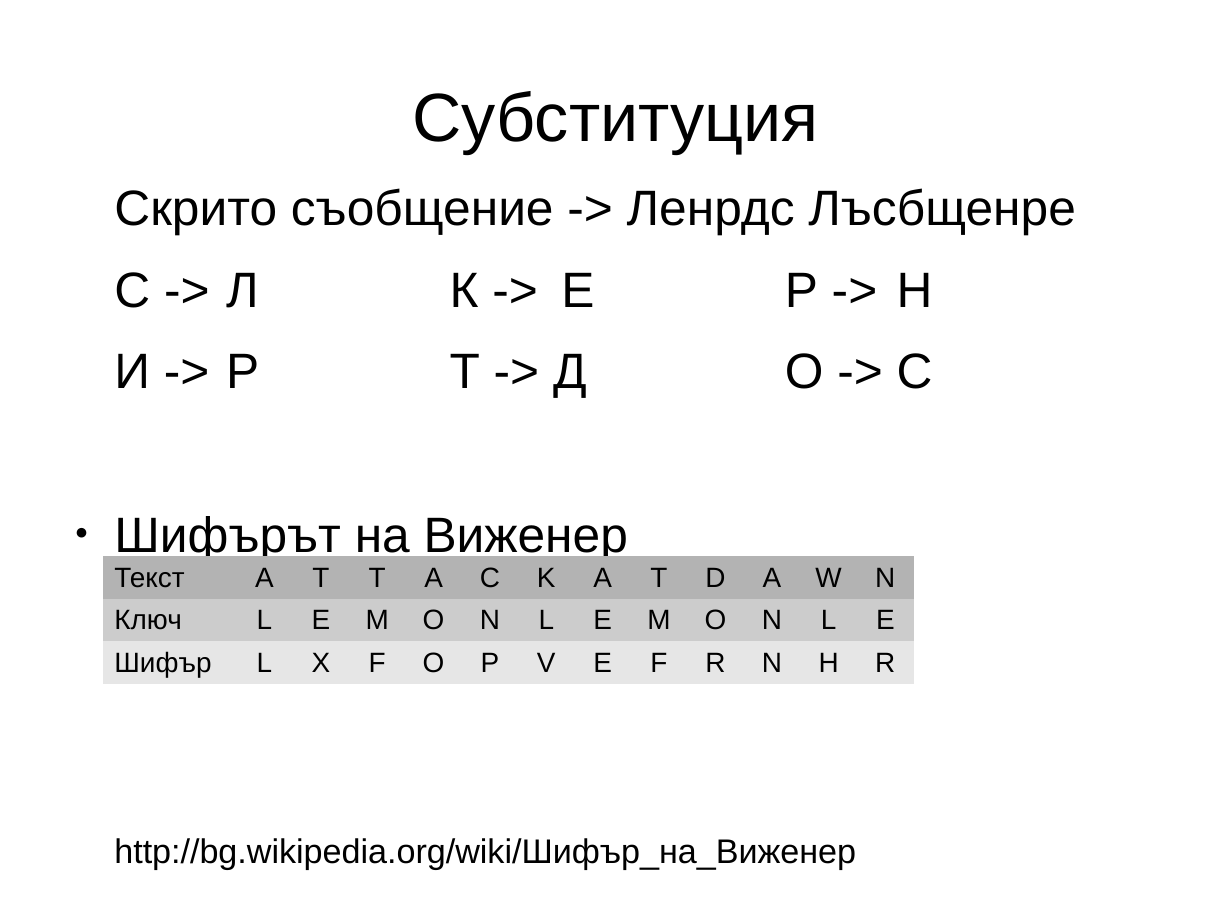
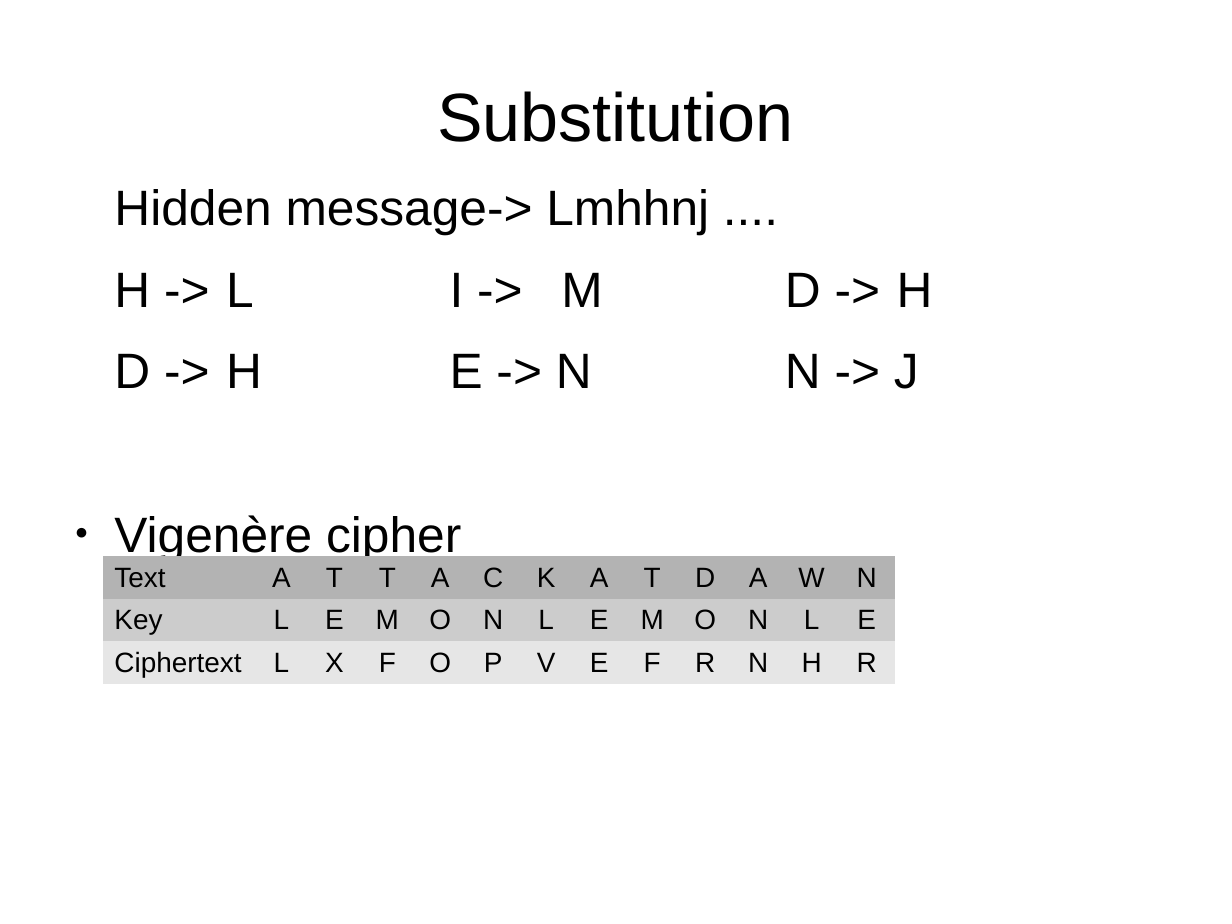
Before and after one commit to hackman/netsec1, a slide deck: slide 8 of presentations/cryptography.odp. Drawn at 1232x924 pixels with LibreOffice and Linux fonts; fonts in the diff are those of the drawing. Boxes give left, top, right and bottom in pixels: in the first picture for what was removed or moved away, otherwise in the second. Text is boxed around its words. In the diff, an @@ line names an element or a change of style, - is before the commit and + after.

```diff
--- a/presentations/cryptography.odp
+++ b/presentations/cryptography.odp
@@ title at (437, 91, 794, 142): text changed @@
-Субституция
+Substitution
@@ text at (114, 189, 933, 561): text changed @@
-Скрито съобщение -> Ленрдс Лъсбщенре
-С -> Л К -> Е Р -> Н
-И -> Р Т -> Д О -> С
-● Шифърът на Виженер
-http://bg.wikipedia.org/wiki/Шифър_на_Виженер
+Hidden message-> Lmhhnj ....
+H -> L I -> M D -> Н
+D -> H E -> N N -> J
+● Vigenère cipher
@@ table at (104, 557, 893, 685) @@
-row 1, column 1: Текст
+row 1, column 1: Text
-row 2, column 1: Ключ
+row 2, column 1: Key
-row 3, column 1: Шифър
+row 3, column 1: Ciphertext
@@ table: place and size @@
-table at (104, 557, 911, 685)
+table at (104, 557, 893, 685)
```
Also in this commit, not shown: 31 other slides changed, 8 slides added, 8 slides removed.
